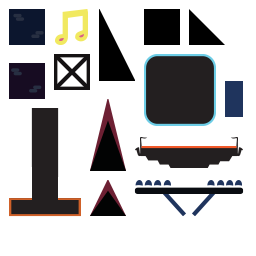
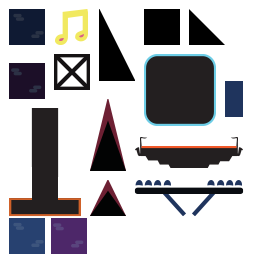
Layer changes from the first 256 x 256 image to the second:
added layer "Calque 8" above "Poteau" over [9, 218, 87, 254]
"Calque 6": blend color dodge → screen, moved it above "Briques" over [9, 9, 45, 99]
